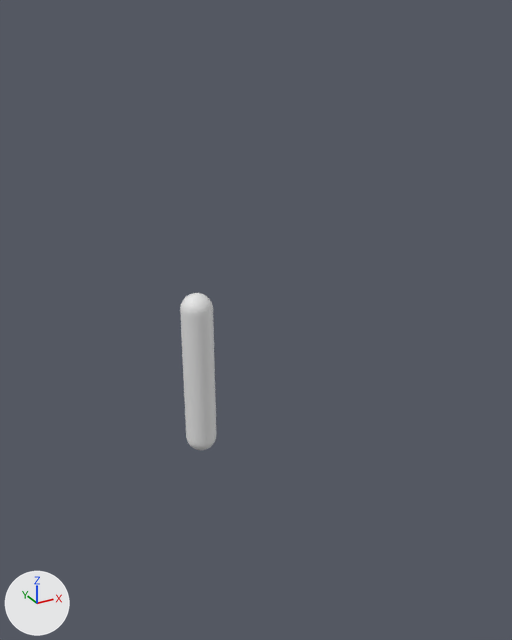
Renders of the glTF model Resources/Models/Post/Post.gltf from each side of a commit.
One viewpoint serves both versions: a 50 mm camera at (-16.1, -36.8, 21.3) aimed at (0.7, -6.2, 6.0). Arrows for +X, +Y and +Z are at lower left; the lights stay in place. Where no turn or scale is listed for an object, it has been applied to the vertices.

Names of what the first picture shows: '球'.
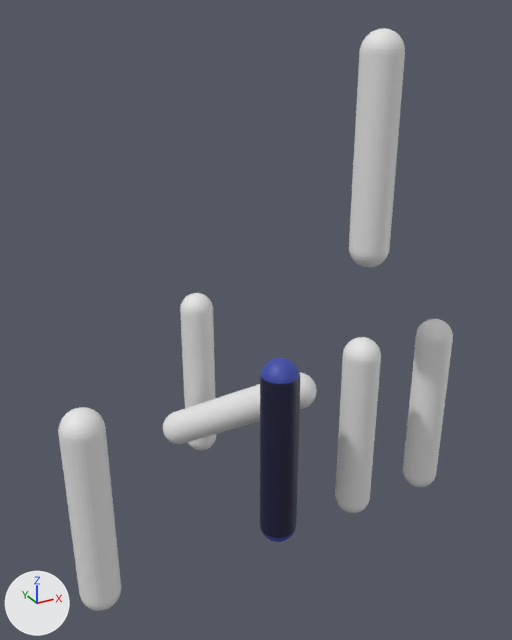
The newer file is also turned or shifted as a whole; pictures and numbers use the older file's frame.

Pixel boxes (x1, y1, x2, y2) of what changed, in the pictures (512 x 640 px):
'球.001', added: after (349, 28, 405, 267)
'球.006', added: after (58, 407, 121, 611)
'球.005', added (blue): after (260, 358, 300, 542)
'球.003', added: after (335, 337, 381, 513)
'球.004', added: after (403, 319, 453, 487)
'球.002', added: after (163, 372, 317, 444)

The edits, one by one:
Picture 'post' (img_post) is new.
Material 'マテリアル' (mat_マテリアル) is new.
Its texture is img_post.
Mesh me_球_006 is new.
It has 546 vertices, 1088 faces and spans x -1.0..1.0, y -1.0..1.0, z -5.51..5.49.
Mesh me_球_005 is new.
It has 546 vertices, 1088 faces and spans x -1.0..1.0, y -1.0..1.0, z -5.51..5.49.
It uses material mat_マテリアル (picture img_post).
Mesh me_球_002 is new.
It has 546 vertices, 1088 faces and spans x -3.25..3.24, y -4.17..4.19, z -3.25..3.24.
Object '球.006' (ob_球_006) is new; it shows me_球_006.
Its location is (-10.0, -10.0, 0.0).
Object '球.005' (ob_球_005) is new; it shows me_球_005.
Its location is (0.0, -10.0, 0.0).
Object '球.004' (ob_球_004) is new; it shows a copy of me_球_006.
Its location is (10.0, -10.0, 0.0).
Object '球.001' (ob_球_001) is new; it shows a copy of me_球_006.
Its location is (5.0, -10.0, 15.0).
Object '球.003' (ob_球_003) is new; it shows a copy of me_球_006.
Its location is (5.0, -10.0, 0.0).
Object '球.002' (ob_球_002) is new; it shows me_球_002.
Its location is (0.0, -5.0, 0.0).
